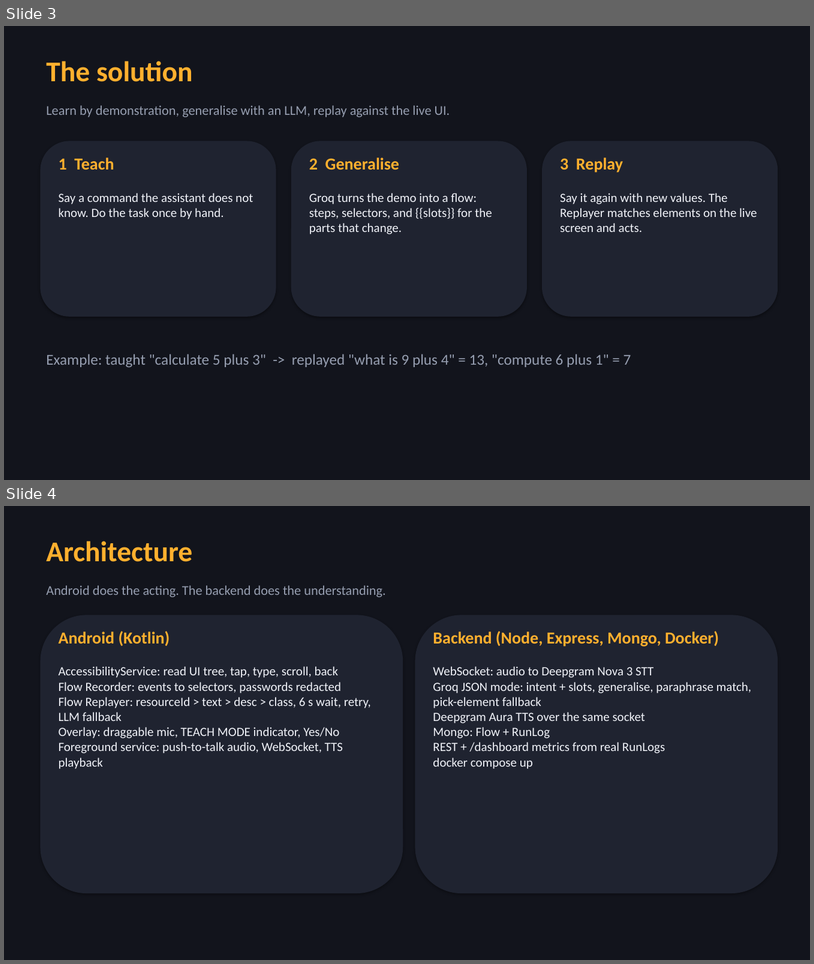
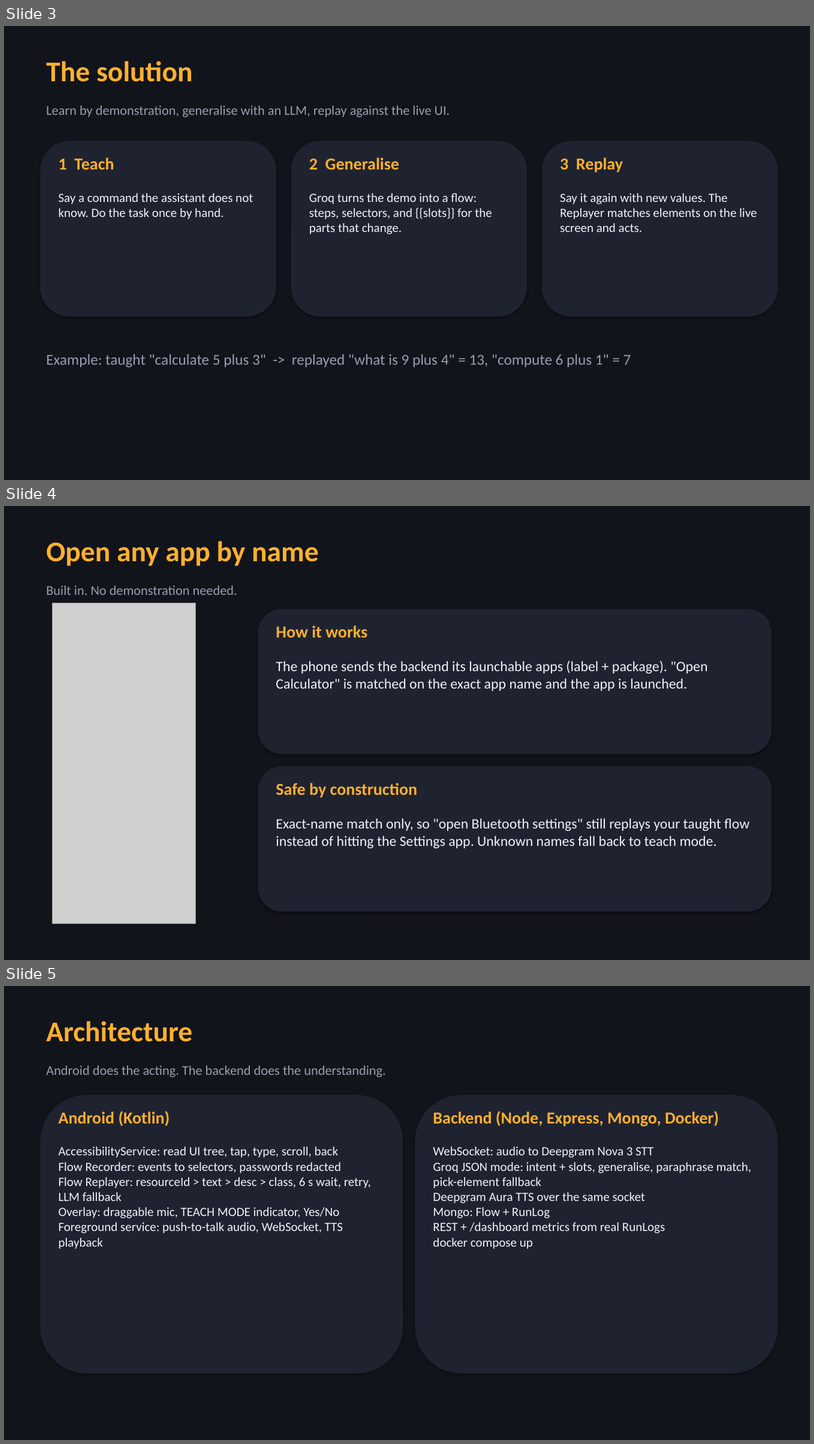
Before and after one commit to AayushiMakker/Teachable_Voice_Automation, a slide deck: submission/SRM_University_Kattankulathur_Chennai_Ciphera_s_Presentation.pptx. Shown one above the other, each under a label of ours: slides 3 and 4 before the commit, slides 3, 4 and 5 after it. The pictures are 814x964 and 814x1444 pixels, drawn with LibreOffice and Linux fonts; fonts in the diff are those of the drawing; grey boxes stand for pictures. Boxes give left, top, right and bottom in pixels: in the first picture for what was removed or moved away, otherwise in the second. Text is boxed around its words. In the diff, an @@ line names an element or a change of style, - is before the commit and + after.

Commit message:
Video and deck: add 'open any app by name' scene; README and handoff

```diff
--- a/submission/SRM_University_Kattankulathur_Chennai_Ciphera_s_Presentation.pptx
+++ b/submission/SRM_University_Kattankulathur_Chennai_Ciphera_s_Presentation.pptx
@@ slide 4 added at [4,506,810,960], background #12141C @@
@@ text added at [46,541,319,566], 34 pt, text #FFB02E, bold @@
+Open any app by name
@@ text added at [46,585,237,595], 16 pt, text #969EB0 @@
+Built in. No demonstration needed.
@@ picture added at [53,603,196,924] @@
@@ rounded rectangle added at [258,609,772,754], fill #1F2330 @@
@@ text added at [276,625,368,637], 20 pt, text #FFB02E, bold @@
+How it works
@@ text added at [276,661,708,691], 17 pt, text #F0F2F8 @@
+The phone sends the backend its launchable apps (label + package). "Open Calculator" is matched on the exact app name and the app is launched.
@@ rounded rectangle added at [258,766,772,912], fill #1F2330 @@
@@ text added at [276,783,418,798], 20 pt, text #FFB02E, bold @@
+Safe by construction
@@ text added at [276,818,750,848], 17 pt, text #F0F2F8 @@
+Exact-name match only, so "open Bluetooth settings" still replays your taught flow instead of hitting the Settings app. Unknown names fall back to teach mode.
@@ what was slide 4 is now slide 5 @@
```
Also in this commit, not shown: 3 other files.
